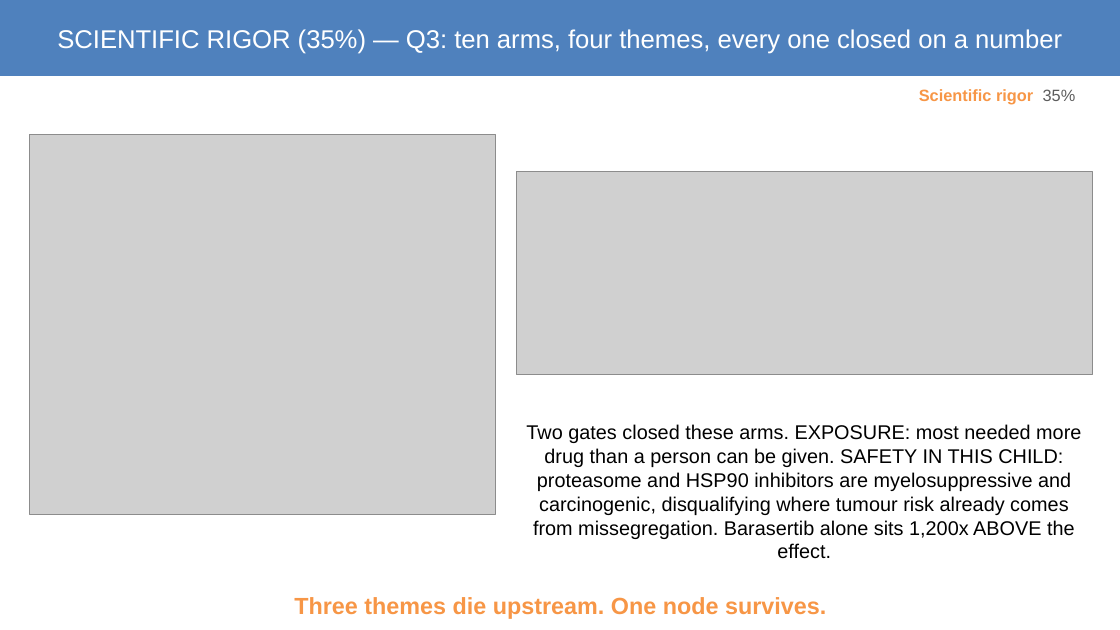
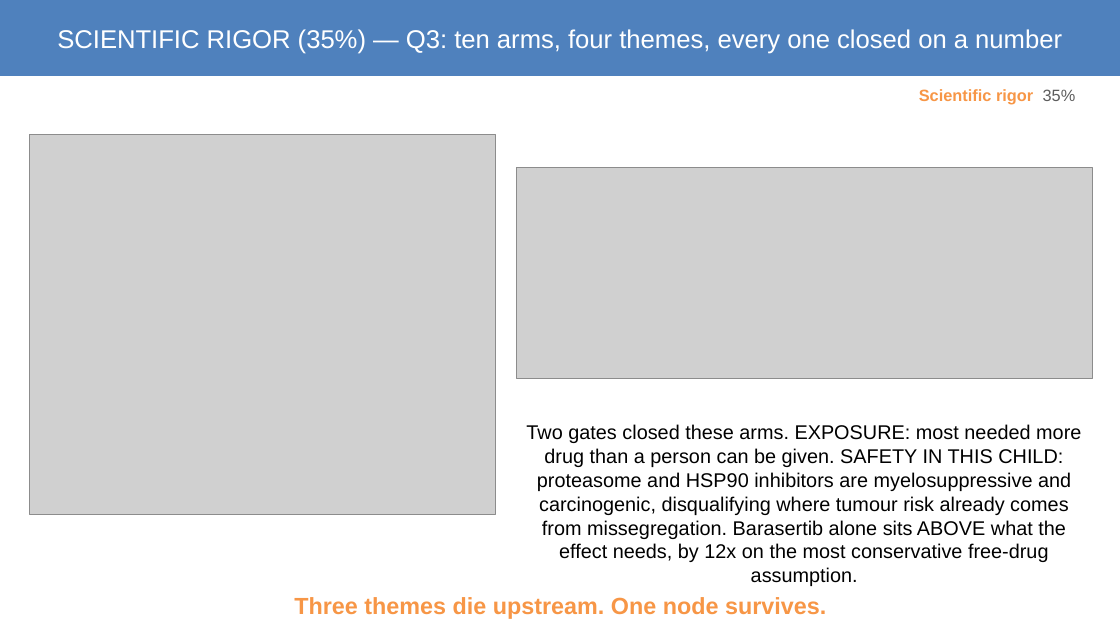
Before and after one commit to asheus/mva-track2-2026, a slide deck: slide 8 of docs/mva/MVA-Track2.pptx. Drawn at 1120x630 pixels with LibreOffice and Linux fonts; fonts in the diff are those of the drawing; grey boxes stand for pictures. Boxes give left, top, right and bottom in pixels: in the first picture for what was removed or moved away, otherwise in the second. Text is boxed around its words. In the diff, an @@ line names an element or a change of style, - is before the commit and + after.

Commit message:
Exposure correction (C54-C56), NMD distance 747 nt, curated README
Two external reviews caught that the 1,208x exposure ratio was total plasma
drug on an axis labelled free, while the arms we closed were scored on free
concentration. Now a 12-1,208x range with the free fraction declared
unpublished. The cross-compound Xu anchor is removed from the window figure.

```diff
--- a/docs/mva/MVA-Track2.pptx
+++ b/docs/mva/MVA-Track2.pptx
@@ picture: place and size @@
-picture at [517, 171, 1092, 375]
+picture at [517, 167, 1092, 378]
@@ text at [526, 424, 1081, 561]: text changed @@
-Two gates closed these arms. EXPOSURE: most needed more drug than a person can be given. SAFETY IN THIS CHILD: proteasome and HSP90 inhibitors are myelosuppressive and carcinogenic, disqualifying where tumour risk already comes from missegregation. Barasertib alone sits 1,200x ABOVE the effect.
+Two gates closed these arms. EXPOSURE: most needed more drug than a person can be given. SAFETY IN THIS CHILD: proteasome and HSP90 inhibitors are myelosuppressive and carcinogenic, disqualifying where tumour risk already comes from missegregation. Barasertib alone sits ABOVE what the effect needs, by 12x on the most conservative free-drug assumption.
```
Also in this commit, not shown: 3 other slides changed, 10 other files.
